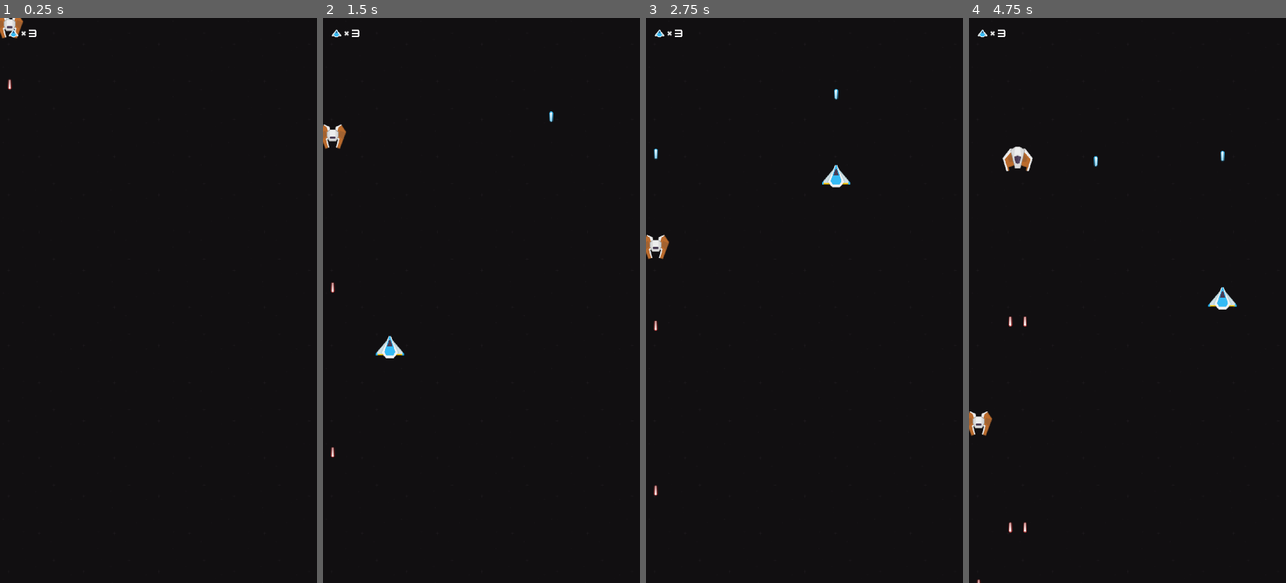
Above: before the commit, frames 1-4 (left to right).
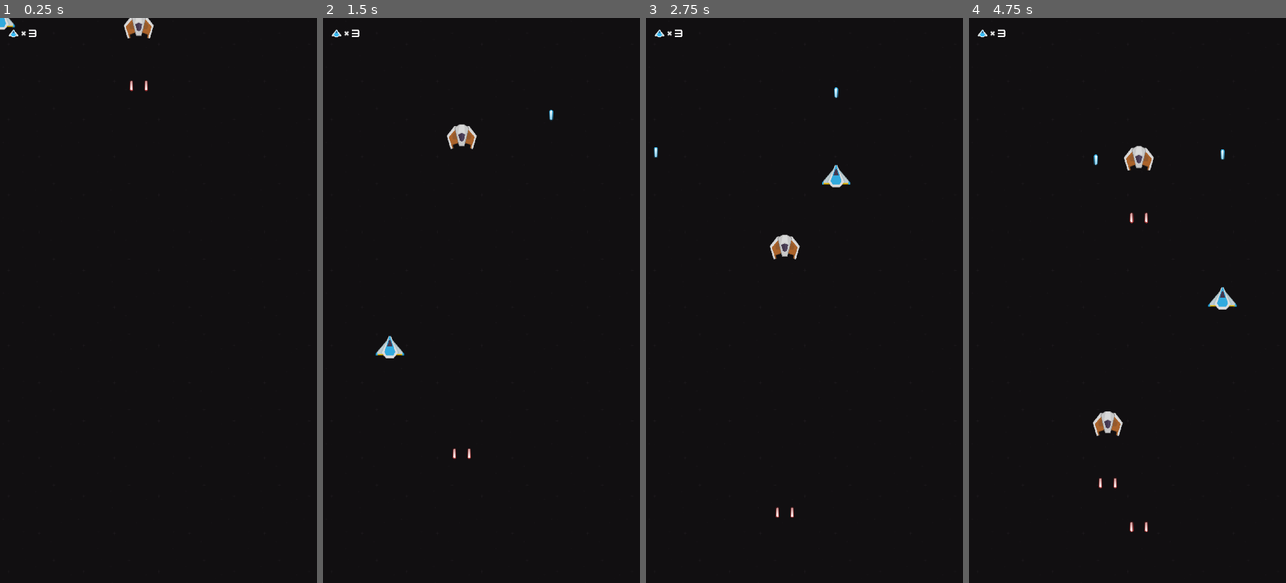
Above: after the commit, the same moments.

Repository: sakkaku-dev/space-shooter
Game: Godot game, scene res://scenes/Game.tscn
The game is run twice, just before and just after one commit, with the same random seed, the same clock (stepped at 60 frames per second) and the same inputs.
Inputs (mouse positions are in pixels of both pictures, inside the frame that each line leads up to):
- Up to frame 1 (0.25 s): no input
- Up to frame 2 (1.5 s): tap Enter at 0.5 s; move the mouse to (551, 272) at 0.52 s; hold Right (ui_right) 0.53-1.25 s; click (551, 272) at 0.67 s; drag from (418, 328) to (332, 385) at 1.27 s
- Up to frame 3 (2.75 s): move the mouse to (836, 176) at 2.02 s; hold Right (ui_right) from 2.03 s (still down); click (836, 176) at 2.17 s
- Up to frame 4 (4.75 s): release Right (ui_right) at 2.75 s; drag from (1111, 413) to (978, 147) at 2.77 s; move the mouse to (1222, 385) at 3.52 s; hold Left (ui_left) 3.53-4.25 s; click (1222, 385) at 3.67 s; drag from (1032, 215) to (1222, 300) at 4.27 s

The runs differ from the first frame. In frame 1, 0.5% of the frame differs, in the area x 0-49%, y 0-13%; in frame 2, 0.6%; in frame 3, 0.6%; in frame 4, 1.4%, in the area x 0-81%, y 22-100%.
Error before the commit: Attempt to call function 'queue_free' in base 'previously freed instance' on a null instance. (res://shared/misc/FreeOnExit.gd:8)

Commit message:
Add hurt-/hitbox + health

Diff:
--- a/project.godot
+++ b/project.godot
@@ -22,12 +22,12 @@
 "base": "Node",
 "class": "Health",
 "language": "GDScript",
-"path": "res://scripts/combat/Health.gd"
+"path": "res://shared/combat/Health.gd"
 }, {
 "base": "Area2D",
 "class": "HurtBox",
 "language": "GDScript",
-"path": "res://scripts/combat/HurtBox.gd"
+"path": "res://shared/combat/HurtBox.gd"
 }, {
 "base": "Node",
 "class": "InputReader",
--- a/scenes/Game.tscn
+++ b/scenes/Game.tscn
@@ -3,7 +3,6 @@
 [ext_resource path="res://scenes/spaceship/PlayerShip.tscn" type="PackedScene" id=1]
 [ext_resource path="res://scenes/black.png" type="Texture" id=2]
 [ext_resource path="res://scenes/Game.gd" type="Script" id=3]
-[ext_resource path="res://shared/state/MouseFollowState.gd" type="Script" id=4]
 [ext_resource path="res://shared/misc/Spawner.tscn" type="PackedScene" id=5]
 [ext_resource path="res://assets/theme.tres" type="Theme" id=6]
 [ext_resource path="res://scenes/ui/playerLife3_blue.png" type="Texture" id=7]
@@ -12,32 +11,29 @@
 [ext_resource path="res://scenes/spaceship/EnemyShip.tscn" type="PackedScene" id=10]
 [ext_resource path="res://scenes/spaceship/EnemyShip4.tscn" type="PackedScene" id=11]
 [ext_resource path="res://shared/misc/RandomMove.tscn" type="PackedScene" id=12]
+[ext_resource path="res://scenes/ui/HealthUI.gd" type="Script" id=14]
 
 [sub_resource type="RectangleShape2D" id=1]
-extents = Vector2( 540, 10 )
+extents = Vector2( 500, 10 )
 
 [node name="Game" type="Node2D"]
 script = ExtResource( 3 )
 
-[node name="RandomMove" parent="." instance=ExtResource( 12 )]
+[node name="PlayerShip" parent="." instance=ExtResource( 1 )]
+position = Vector2( 540, 1750 )
+
+[node name="SpawnerRandom" parent="." instance=ExtResource( 12 )]
 position = Vector2( 540, -50 )
-node_path = NodePath("../Spawner")
+node_path = NodePath("../SpawnerRandom/Spawner")
 
-[node name="CollisionShape2D" parent="RandomMove" index="0"]
+[node name="CollisionShape2D" parent="SpawnerRandom" index="0"]
 shape = SubResource( 1 )
 
-[node name="Spawner" parent="." instance=ExtResource( 5 )]
-position = Vector2( 540, 0 )
+[node name="Spawner" parent="SpawnerRandom" instance=ExtResource( 5 )]
+position = Vector2( 0, 50 )
 scene = [ ExtResource( 10 ), ExtResource( 9 ), ExtResource( 11 ) ]
 spawn_delay = 3.0
 spawn = true
-
-[node name="PlayerShip" parent="." instance=ExtResource( 1 )]
-position = Vector2( 540, 1750 )
-
-[node name="MouseFollowState" type="Node" parent="PlayerShip"]
-script = ExtResource( 4 )
-body_path = NodePath("..")
 
 [node name="Background" type="CanvasLayer" parent="."]
 layer = -1
@@ -65,20 +61,21 @@
 "_edit_use_anchors_": false
 }
 
-[node name="HBoxContainer" type="HBoxContainer" parent="UI/MarginContainer"]
+[node name="HealthUI" type="HBoxContainer" parent="UI/MarginContainer"]
 margin_left = 30.0
 margin_top = 30.0
 margin_right = 1050.0
 margin_bottom = 75.0
 custom_constants/separation = 10
+script = ExtResource( 14 )
 
-[node name="TextureRect" type="TextureRect" parent="UI/MarginContainer/HBoxContainer"]
+[node name="TextureRect" type="TextureRect" parent="UI/MarginContainer/HealthUI"]
 margin_right = 32.0
 margin_bottom = 45.0
 texture = ExtResource( 7 )
 stretch_mode = 4
 
-[node name="TextureRect2" type="TextureRect" parent="UI/MarginContainer/HBoxContainer"]
+[node name="TextureRect2" type="TextureRect" parent="UI/MarginContainer/HealthUI"]
 margin_left = 42.0
 margin_right = 59.0
 margin_bottom = 45.0
@@ -88,11 +85,15 @@
 "_edit_use_anchors_": false
 }
 
-[node name="Label" type="Label" parent="UI/MarginContainer/HBoxContainer"]
+[node name="Label" type="Label" parent="UI/MarginContainer/HealthUI"]
 margin_left = 69.0
 margin_right = 102.0
 margin_bottom = 45.0
 text = "3"
-[connection signal="spawned" from="Spawner" to="RandomMove" method="move"]
+[connection signal="died" from="PlayerShip" to="SpawnerRandom/Spawner" method="set_spawn" binds= [ false ]]
+[connection signal="health_changed" from="PlayerShip/Health" to="UI/MarginContainer/HealthUI" method="set_health"]
+[connection signal="spawned" from="SpawnerRandom/Spawner" to="SpawnerRandom" method="move"]
 
-[editable path="RandomMove"]
+[editable path="PlayerShip"]
+
+[editable path="SpawnerRandom"]
--- a/scenes/laser/EnemyLaser.tscn
+++ b/scenes/laser/EnemyLaser.tscn
@@ -8,6 +8,3 @@
 
 [node name="Sprite" parent="." index="0"]
 texture = ExtResource( 2 )
-
-[node name="FreeOnExit" parent="." index="3"]
-obj_path = NodePath("../../EnemyLaser")
--- a/scenes/laser/EnemyLaserBall.tscn
+++ b/scenes/laser/EnemyLaserBall.tscn
@@ -7,6 +7,7 @@
 radius = 15.18
 
 [node name="EnemyLaserBall" instance=ExtResource( 1 )]
+collision_mask = 8
 
 [node name="Sprite" parent="." index="0"]
 texture = ExtResource( 2 )
@@ -16,6 +17,3 @@
 
 [node name="MoveForwardState" parent="." index="2"]
 speed = 800
-
-[node name="FreeOnExit" parent="." index="3"]
-obj_path = NodePath("../../EnemyLaserBall")
--- a/scenes/laser/Laser.tscn
+++ b/scenes/laser/Laser.tscn
@@ -1,8 +1,9 @@
-[gd_scene load_steps=5 format=2]
+[gd_scene load_steps=6 format=2]
 
 [ext_resource path="res://scenes/laser/laserBlue06.png" type="Texture" id=1]
 [ext_resource path="res://shared/state/MoveForwardState.gd" type="Script" id=2]
 [ext_resource path="res://shared/misc/FreeOnExit.tscn" type="PackedScene" id=3]
+[ext_resource path="res://shared/combat/HitBox.gd" type="Script" id=4]
 
 [sub_resource type="RectangleShape2D" id=1]
 extents = Vector2( 5, 18 )
@@ -10,6 +11,7 @@
 [node name="Laser" type="Area2D"]
 collision_layer = 0
 collision_mask = 16
+script = ExtResource( 4 )
 
 [node name="Sprite" type="Sprite" parent="."]
 texture = ExtResource( 1 )
--- /dev/null
+++ b/scenes/spaceship/EnemyShip.gd
@@ -0,0 +1,5 @@
+extends Node2D
+
+
+func _on_Health_zero_health():
+	queue_free()
--- a/scenes/spaceship/EnemyShip.tscn
+++ b/scenes/spaceship/EnemyShip.tscn
@@ -1,30 +1,46 @@
-[gd_scene load_steps=6 format=2]
+[gd_scene load_steps=8 format=2]
 
-[ext_resource path="res://scenes/spaceship/PlayerShip.tscn" type="PackedScene" id=1]
+[ext_resource path="res://shared/combat/Health.gd" type="Script" id=1]
 [ext_resource path="res://scenes/spaceship/enemyRed1.png" type="Texture" id=2]
 [ext_resource path="res://scenes/laser/EnemyLaser.tscn" type="PackedScene" id=3]
 [ext_resource path="res://shared/state/MoveForwardState.gd" type="Script" id=4]
+[ext_resource path="res://scenes/spaceship/Spaceship.tscn" type="PackedScene" id=5]
+[ext_resource path="res://scenes/spaceship/EnemyShip.gd" type="Script" id=6]
+[ext_resource path="res://shared/misc/FreeOnExit.tscn" type="PackedScene" id=7]
 
-[sub_resource type="CircleShape2D" id=1]
-radius = 40.0
+[node name="EnemyShip" type="Node2D"]
+script = ExtResource( 6 )
 
-[node name="EnemyShip" instance=ExtResource( 1 )]
-collision_layer = 16
+[node name="FreeOnExit" parent="." instance=ExtResource( 7 )]
+obj_path = NodePath("..")
 
-[node name="Sprite" parent="." index="0"]
-texture = ExtResource( 2 )
+[node name="Health" type="Node" parent="."]
+script = ExtResource( 1 )
+max_health = 2
 
-[node name="CollisionShape2D" parent="." index="1"]
-shape = SubResource( 1 )
-
-[node name="LaserSpawner" parent="." index="2"]
-position = Vector2( 0, 45.3844 )
-rotation = 3.14159
-scene = [ ExtResource( 3 ) ]
-spawn_delay = 0.8
-
-[node name="MoveForwardState" type="Node" parent="." index="3"]
+[node name="MoveForwardState" type="Node" parent="."]
 script = ExtResource( 4 )
 speed = 300
 backwards = true
 body_path = NodePath("..")
+
+[node name="Spaceship" parent="." instance=ExtResource( 5 )]
+collision_layer = 16
+
+[node name="InvincibilityTimer" parent="Spaceship" index="0"]
+wait_time = 0.5
+one_shot = false
+
+[node name="Sprite" parent="Spaceship" index="2"]
+texture = ExtResource( 2 )
+
+[node name="LaserSpawner" parent="Spaceship" index="3"]
+position = Vector2( 0, 50 )
+rotation = 3.14159
+scene = [ ExtResource( 3 ) ]
+spawn_delay = 1.0
+spawn = true
+[connection signal="zero_health" from="Health" to="." method="_on_Health_zero_health"]
+[connection signal="damaged" from="Spaceship" to="Health" method="reduce"]
+
+[editable path="Spaceship"]
--- a/scenes/spaceship/EnemyShip3.tscn
+++ b/scenes/spaceship/EnemyShip3.tscn
@@ -7,16 +7,18 @@
 
 [node name="EnemyShip3" instance=ExtResource( 3 )]
 
-[node name="Sprite" parent="." index="0"]
+[node name="Sprite" parent="Spaceship" index="2"]
 texture = ExtResource( 2 )
 
-[node name="LaserSpawner" parent="." index="2"]
-position = Vector2( -25, 50 )
-spawn_delay = 1.0
-
-[node name="Spawner" parent="." index="3" instance=ExtResource( 1 )]
+[node name="Spawner" parent="Spaceship" index="3" instance=ExtResource( 1 )]
 position = Vector2( 25, 50 )
 rotation = 3.14159
 scene = [ ExtResource( 4 ) ]
-spawn_delay = 1.0
+spawn_delay = 1.5
 spawn = true
+
+[node name="LaserSpawner" parent="Spaceship" index="4"]
+position = Vector2( -25, 50 )
+spawn_delay = 1.5
+
+[editable path="Spaceship"]
--- a/scenes/spaceship/EnemyShip4.tscn
+++ b/scenes/spaceship/EnemyShip4.tscn
@@ -6,13 +6,17 @@
 
 [node name="EnemyShip4" instance=ExtResource( 1 )]
 
-[node name="Sprite" parent="." index="0"]
+[node name="Health" parent="." index="1"]
+max_health = 4
+
+[node name="MoveForwardState" parent="." index="2"]
+speed = 150
+
+[node name="Sprite" parent="Spaceship" index="2"]
 texture = ExtResource( 2 )
 
-[node name="LaserSpawner" parent="." index="2"]
-position = Vector2( 0, 58.7328 )
+[node name="LaserSpawner" parent="Spaceship" index="3"]
 scene = [ ExtResource( 3 ) ]
-spawn_delay = 2.0
+spawn_delay = 3.0
 
-[node name="MoveForwardState" parent="." index="3"]
-speed = 150
+[editable path="Spaceship"]
--- /dev/null
+++ b/scenes/spaceship/PlayerShip.gd
@@ -0,0 +1,7 @@
+extends Node2D
+
+signal died
+
+func _on_Health_zero_health():
+	emit_signal("died")
+	queue_free()
--- a/scenes/spaceship/PlayerShip.tscn
+++ b/scenes/spaceship/PlayerShip.tscn
@@ -1,24 +1,30 @@
 [gd_scene load_steps=5 format=2]
 
-[ext_resource path="res://scenes/laser/Laser.tscn" type="PackedScene" id=1]
-[ext_resource path="res://shared/misc/Spawner.tscn" type="PackedScene" id=2]
-[ext_resource path="res://scenes/spaceship/playerShip3_blue.png" type="Texture" id=3]
+[ext_resource path="res://scenes/spaceship/Spaceship.tscn" type="PackedScene" id=1]
+[ext_resource path="res://shared/state/MouseFollowState.gd" type="Script" id=2]
+[ext_resource path="res://shared/combat/Health.gd" type="Script" id=3]
+[ext_resource path="res://scenes/spaceship/PlayerShip.gd" type="Script" id=4]
 
-[sub_resource type="CircleShape2D" id=1]
-radius = 38.0
+[node name="PlayerShip" type="Node2D"]
+script = ExtResource( 4 )
 
-[node name="PlayerShip" type="KinematicBody2D"]
+[node name="MouseFollowState" type="Node" parent="."]
+script = ExtResource( 2 )
+body_path = NodePath("..")
+
+[node name="Health" type="Node" parent="."]
+script = ExtResource( 3 )
+max_health = 3
+
+[node name="Spaceship" parent="." instance=ExtResource( 1 )]
 collision_layer = 8
-collision_mask = 0
 
-[node name="Sprite" type="Sprite" parent="."]
-texture = ExtResource( 3 )
+[node name="InvincibilityTimer" parent="Spaceship" index="0"]
+one_shot = false
 
-[node name="CollisionShape2D" type="CollisionShape2D" parent="."]
-shape = SubResource( 1 )
+[node name="LaserSpawner" parent="Spaceship" index="3"]
+spawn = true
+[connection signal="zero_health" from="Health" to="." method="_on_Health_zero_health"]
+[connection signal="damaged" from="Spaceship" to="Health" method="reduce"]
 
-[node name="LaserSpawner" parent="." instance=ExtResource( 2 )]
-position = Vector2( 0, -44.7171 )
-scene = [ ExtResource( 1 ) ]
-spawn_delay = 0.5
-spawn = true
+[editable path="Spaceship"]
--- /dev/null
+++ b/scenes/spaceship/Spaceship.tscn
@@ -0,0 +1,47 @@
+[gd_scene load_steps=7 format=2]
+
+[ext_resource path="res://shared/combat/HurtBox.tscn" type="PackedScene" id=1]
+[ext_resource path="res://scenes/spaceship/playerShip3_blue.png" type="Texture" id=2]
+[ext_resource path="res://shared/misc/Spawner.tscn" type="PackedScene" id=3]
+[ext_resource path="res://scenes/laser/Laser.tscn" type="PackedScene" id=4]
+
+[sub_resource type="CircleShape2D" id=1]
+radius = 45.0
+
+[sub_resource type="Animation" id=2]
+resource_name = "Hit"
+length = 0.6
+loop = true
+tracks/0/type = "value"
+tracks/0/path = NodePath("Sprite:self_modulate")
+tracks/0/interp = 1
+tracks/0/loop_wrap = true
+tracks/0/imported = false
+tracks/0/enabled = true
+tracks/0/keys = {
+"times": PoolRealArray( 0, 0.3, 0.6 ),
+"transitions": PoolRealArray( 1, 1, 1 ),
+"update": 0,
+"values": [ Color( 1, 1, 1, 1 ), Color( 1, 1, 1, 0.392157 ), Color( 1, 1, 1, 1 ) ]
+}
+
+[node name="Spaceship" instance=ExtResource( 1 )]
+collision_layer = 0
+collision_mask = 0
+
+[node name="CollisionShape2D" parent="." index="1"]
+shape = SubResource( 1 )
+
+[node name="Sprite" type="Sprite" parent="." index="2"]
+self_modulate = Color( 1, 1, 1, 0.903037 )
+texture = ExtResource( 2 )
+
+[node name="LaserSpawner" parent="." index="3" instance=ExtResource( 3 )]
+position = Vector2( 0, -50 )
+scene = [ ExtResource( 4 ) ]
+spawn_delay = 0.5
+
+[node name="AnimationPlayer" type="AnimationPlayer" parent="." index="4"]
+anims/Hit = SubResource( 2 )
+[connection signal="hit" from="." to="AnimationPlayer" method="play" binds= [ "Hit" ]]
+[connection signal="invincibility_timeout" from="." to="AnimationPlayer" method="stop"]
--- /dev/null
+++ b/scenes/ui/HealthUI.gd
@@ -0,0 +1,6 @@
+extends HBoxContainer
+
+onready var health_label := $Label
+
+func set_health(health: int) -> void:
+	health_label.text = str(health)
--- a/scripts/combat/HitBox.gd
+++ /dev/null
@@ -1,7 +0,0 @@
-extends Area2D
-
-export var damage = 1
-
-func _on_HitBox_area_entered(area):
-	if area is HurtBox:
-		area.damage(damage)
--- a/scripts/combat/HitBox.tscn
+++ /dev/null
@@ -1,9 +0,0 @@
-[gd_scene load_steps=2 format=2]
-
-[ext_resource path="res://scenes/HitBox.gd" type="Script" id=1]
-
-[node name="HitBox" type="Area2D"]
-collision_layer = 0
-collision_mask = 4
-script = ExtResource( 1 )
-[connection signal="area_entered" from="." to="." method="_on_HitBox_area_entered"]
--- a/scripts/combat/HurtBox.gd
+++ /dev/null
@@ -1,8 +0,0 @@
-extends Area2D
-
-class_name HurtBox
-
-signal damaged(dmg)
-
-func damage(dmg: int):
-	emit_signal("damaged", dmg)
--- a/scripts/combat/HurtBox.tscn
+++ /dev/null
@@ -1,6 +0,0 @@
-[gd_scene load_steps=2 format=2]
-
-[ext_resource path="res://scenes/HurtBox.gd" type="Script" id=1]
-
-[node name="HurtBox" type="Area2D"]
-script = ExtResource( 1 )
--- /dev/null
+++ b/shared/combat/HitBox.gd
@@ -0,0 +1,12 @@
+extends Area2D
+
+export var damage = 1
+export var free_on_hit = true
+
+func _ready():
+	connect("area_entered", self, "_on_HitBox_area_entered")
+
+func _on_HitBox_area_entered(area):
+	if area is HurtBox:
+		area.damage(damage)
+		queue_free()
--- /dev/null
+++ b/shared/combat/HurtBox.gd
@@ -0,0 +1,21 @@
+extends Area2D
+
+class_name HurtBox
+
+signal hit
+signal damaged(dmg)
+signal invincibility_timeout
+
+onready var invincibility_timer := $InvincibilityTimer
+onready var collision := $CollisionShape2D
+
+func damage(dmg: int):
+	emit_signal("damaged", dmg)
+	emit_signal("hit")
+	collision.set_deferred("disabled", true)
+	invincibility_timer.start()
+
+
+func _on_InvincibilityTimer_timeout():
+	collision.disabled = false
+	emit_signal("invincibility_timeout")
--- /dev/null
+++ b/shared/combat/HurtBox.tscn
@@ -0,0 +1,15 @@
+[gd_scene load_steps=3 format=2]
+
+[ext_resource path="res://shared/combat/HurtBox.gd" type="Script" id=1]
+
+[sub_resource type="RectangleShape2D" id=1]
+
+[node name="HurtBox" type="Area2D"]
+script = ExtResource( 1 )
+
+[node name="InvincibilityTimer" type="Timer" parent="."]
+one_shot = true
+
+[node name="CollisionShape2D" type="CollisionShape2D" parent="."]
+shape = SubResource( 1 )
+[connection signal="timeout" from="InvincibilityTimer" to="." method="_on_InvincibilityTimer_timeout"]
--- a/shared/misc/FreeOnExit.gd
+++ b/shared/misc/FreeOnExit.gd
@@ -4,5 +4,4 @@
 onready var obj: Node = get_node(obj_path)
 
 func _on_FreeOnExit_screen_exited():
-	if obj:
-		obj.queue_free()
+	obj.queue_free()
--- a/shared/state/MouseFollowState.gd
+++ b/shared/state/MouseFollowState.gd
@@ -3,7 +3,7 @@
 class_name MouseFollowState
 
 export var body_path: NodePath
-onready var body: KinematicBody2D = get_node(body_path)
+onready var body: Node2D = get_node(body_path)
 
 func _physics_process(delta):
 	body.global_position = body.get_global_mouse_position()
Renamed: scripts/combat/Health.gd -> shared/combat/Health.gd
